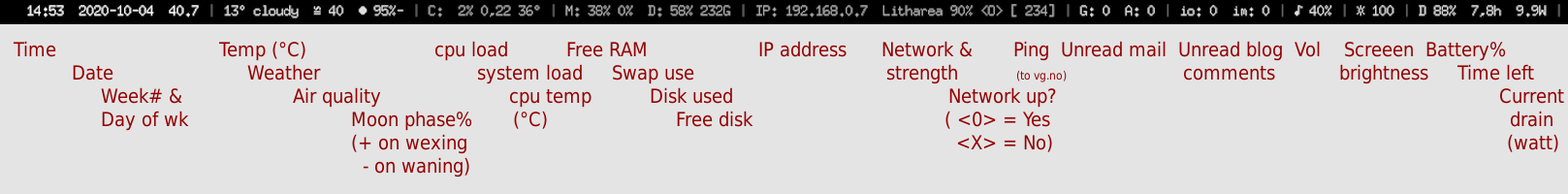
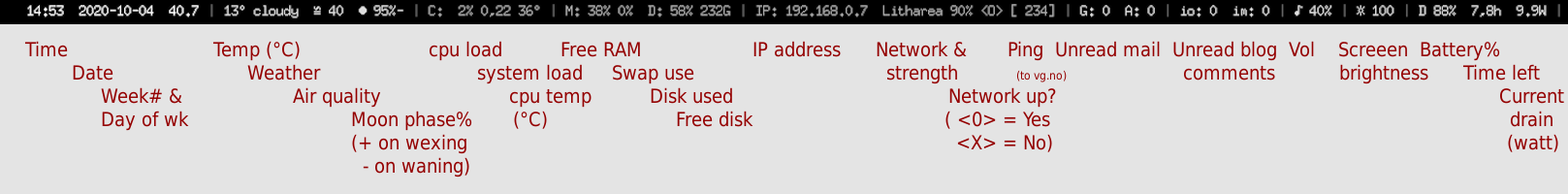
Revision of a layered 1568 x 194 image; what changed, layer by layer:
painted on "Time ..." over [12, 40, 1540, 81]
